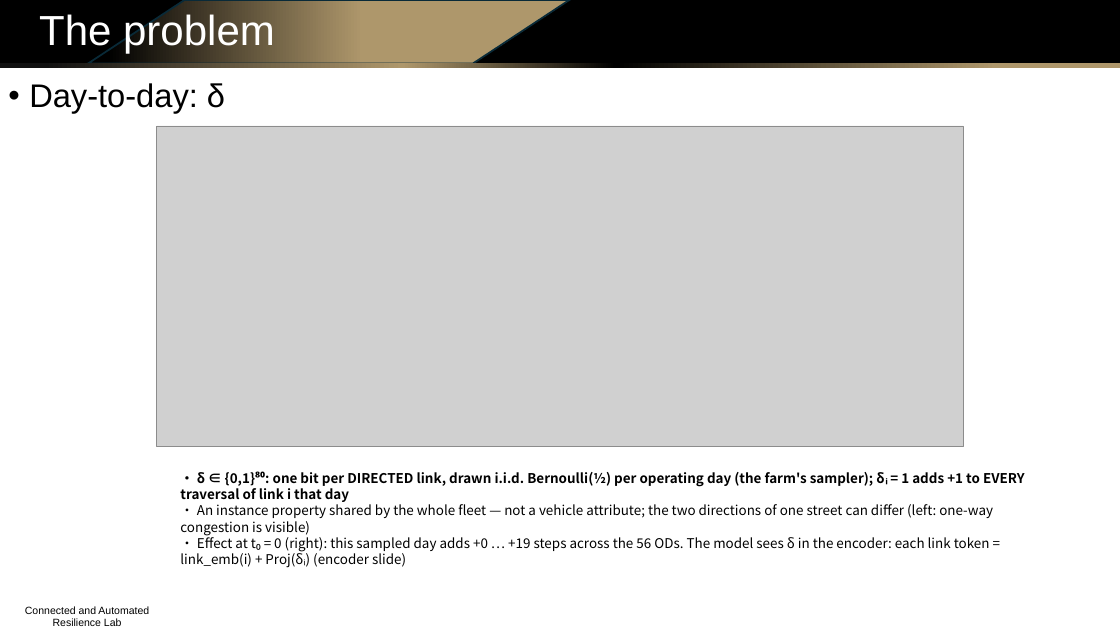
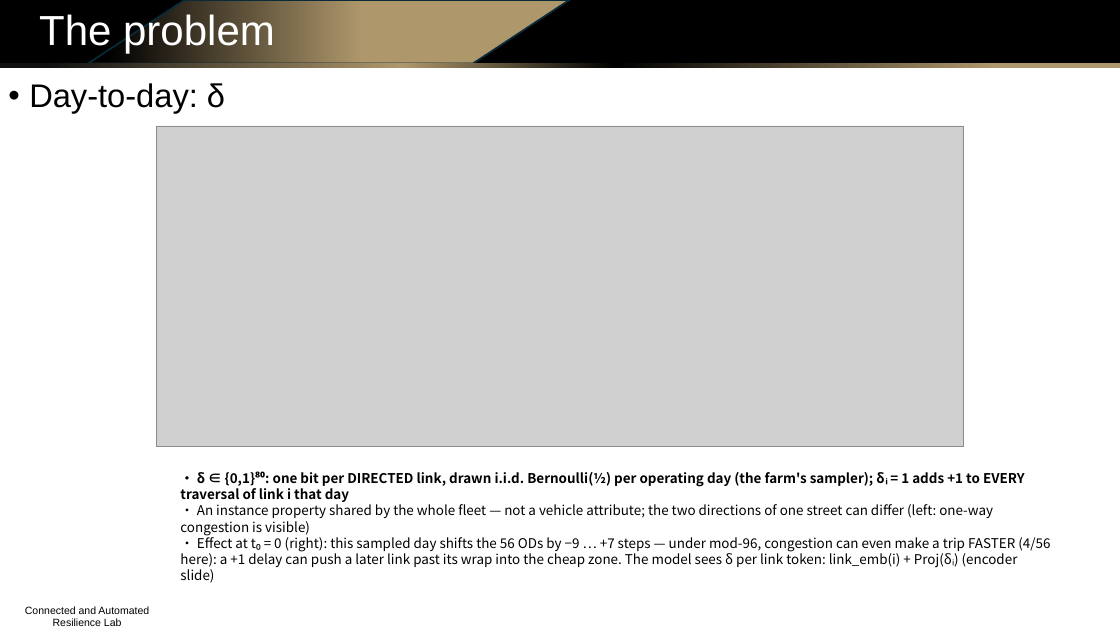
Before and after one commit to Dylan-Wyl10/RoboSense, a slide deck: slide 6 of experiments/20260804-budget-conditioning/ppt/sensing_routing_method_and_results.pptx. Drawn at 1120x630 pixels with LibreOffice and Linux fonts; fonts in the diff are those of the drawing; grey boxes stand for pictures; background and template pictures are left out. Boxes give left, top, right and bottom in pixels: in the first picture for what was removed or moved away, otherwise in the second. Text is boxed around its words. In the diff, an @@ line names an element or a change of style, - is before the commit and + after.

```diff
--- a/experiments/20260804-budget-conditioning/ppt/sensing_routing_method_and_results.pptx
+++ b/experiments/20260804-budget-conditioning/ppt/sensing_routing_method_and_results.pptx
@@ text at (180,534,1050,583): text changed @@
-• Effect at t₀ = 0 (right): this sampled day adds +0 … +19 steps across the 56 ODs. The model sees δ in the encoder: each link token = link_emb(i) + Proj(δᵢ) (encoder slide)
+• Effect at t₀ = 0 (right): this sampled day shifts the 56 ODs by −9 … +7 steps — under mod-96, congestion can even make a trip FASTER (4/56 here): a +1 delay can push a later link past its wrap into the cheap zone. The model sees δ per link token: link_emb(i) + Proj(δᵢ) (encoder slide)
```
Also in this commit, not shown: 4 other slides changed, 6 other files.
